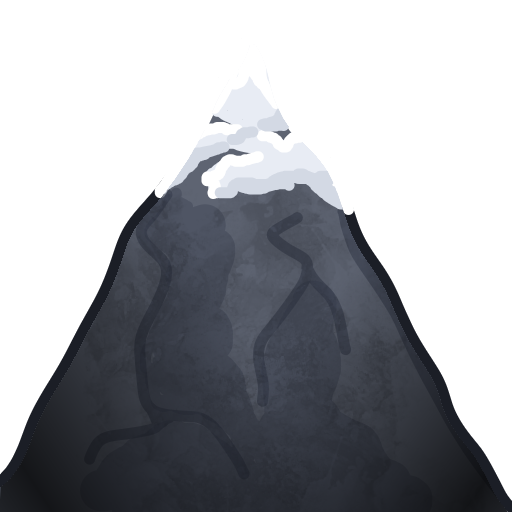
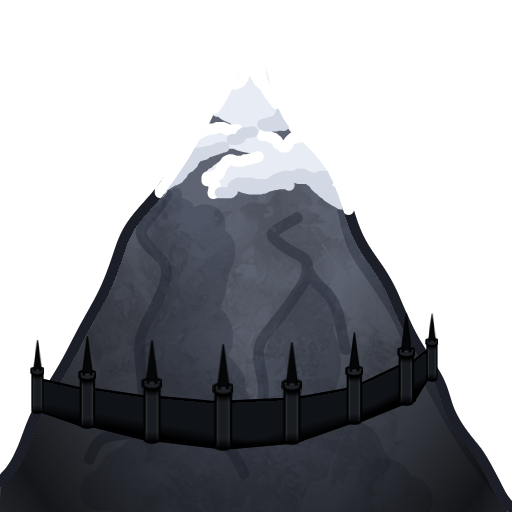
The second 512×512 image is a revision of the first. Changes to its layers:
added group "Towers" with 9 layers above "Paint Layer 8" over [left=30, top=313, right=438, bottom=451]
added layer "Paint Layer 6" (53%) in group "Towers" over [left=30, top=313, right=438, bottom=451]
added layer "Wall Tower" (1st of 9, in "Towers") in group "Towers" over [left=384, top=313, right=438, bottom=384]
added layer "Wall Tower" (2nd of 9, in "Towers") in group "Towers" over [left=320, top=313, right=438, bottom=435]
added layer "Wall Tower" (3rd of 9, in "Towers") in group "Towers" over [left=256, top=332, right=384, bottom=447]
added layer "Wall Tower" (4th of 9, in "Towers") in group "Towers" over [left=256, top=342, right=320, bottom=447]
added layer "Wall Tower" (5th of 9, in "Towers") in group "Towers" over [left=192, top=344, right=256, bottom=451]
added layer "Wall Tower" (6th of 9, in "Towers") in group "Towers" over [left=128, top=340, right=192, bottom=446]
added layer "Wall Tower" (7th of 9, in "Towers") in group "Towers" over [left=30, top=336, right=128, bottom=437]
added layer "Wall Tower" (8th of 9, in "Towers") in group "Towers" over [left=30, top=340, right=64, bottom=421]
added layer "Paint Layer 8" above "Paint Layer 7" over [left=30, top=320, right=438, bottom=448]
added layer "Paint Layer 7" above "Wall Tower" over [left=30, top=320, right=438, bottom=451]
added group "Mountain" with 6 layers over [left=30, top=313, right=438, bottom=451]
moved "Paint Layer 5" into group "Mountain", painted on it over [left=30, top=313, right=438, bottom=451]
moved "Paint Layer 4" into group "Mountain", painted on it over [left=30, top=313, right=438, bottom=451]
moved "Paint Layer 2" into group "Mountain", painted on it over [left=64, top=313, right=438, bottom=451]
moved "Paint Layer 3" into group "Mountain", painted on it over [left=64, top=313, right=438, bottom=451]
moved "Background" into group "Mountain", painted on it over [left=30, top=313, right=438, bottom=451]
